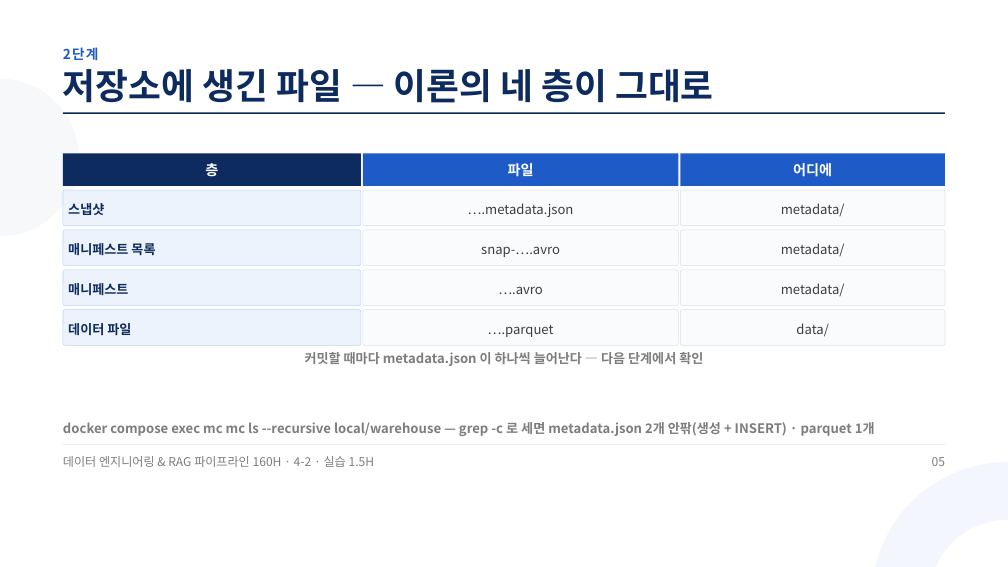
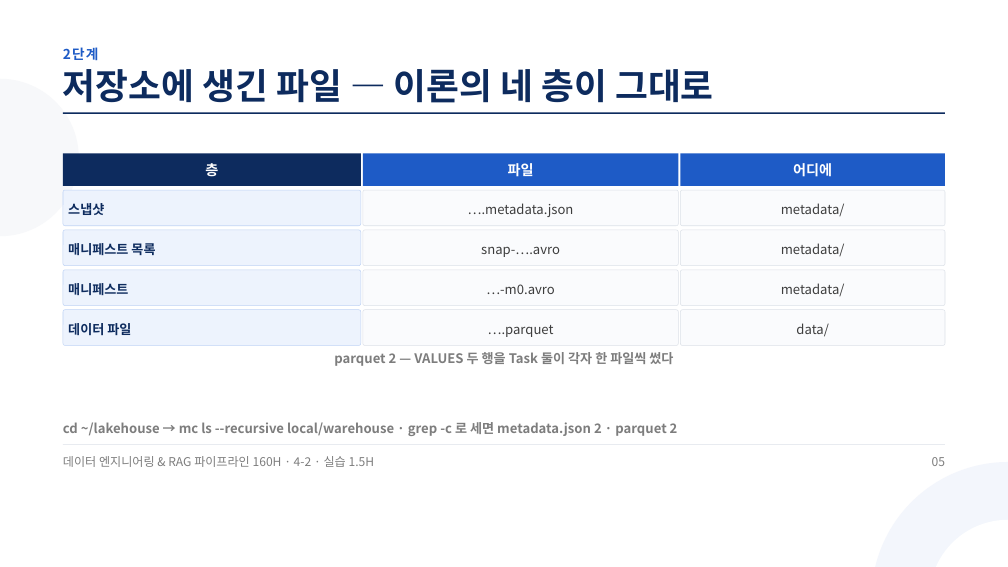
Before and after one commit to aebonlee/materials, a slide deck: slide 5 of data-eng/decks/w4d2s3.pptx. Drawn at 1008x567 pixels with LibreOffice and Linux fonts; fonts in the diff are those of the drawing. Boxes give left, top, right and bottom in pixels: in the first picture for what was removed or moved away, otherwise in the second. Text is boxed around its words. In the diff, an @@ line names an element or a change of style, - is before the commit and + after.

```diff
--- a/data-eng/decks/w4d2s3.pptx
+++ b/data-eng/decks/w4d2s3.pptx
@@ text at (486, 284, 555, 294): text changed @@
-….avro
+…-m0.avro
@@ text at (334, 352, 673, 366): text changed @@
-커밋할 때마다 metadata.json 이 하나씩 늘어난다 — 다음 단계에서 확인
+parquet 2 — VALUES 두 행을 Task 둘이 각자 한 파일씩 썼다
@@ text at (63, 422, 678, 436): text changed @@
-docker compose exec mc mc ls --recursive local/warehouse — grep -c 로 세면 metadata.json 2개 안팎(생성 + INSERT) · parquet 1개
+cd ~/lakehouse → mc ls --recursive local/warehouse · grep -c 로 세면 metadata.json 2 · parquet 2
```
Also in this commit, not shown: 9 other slides changed, 32 other files.
